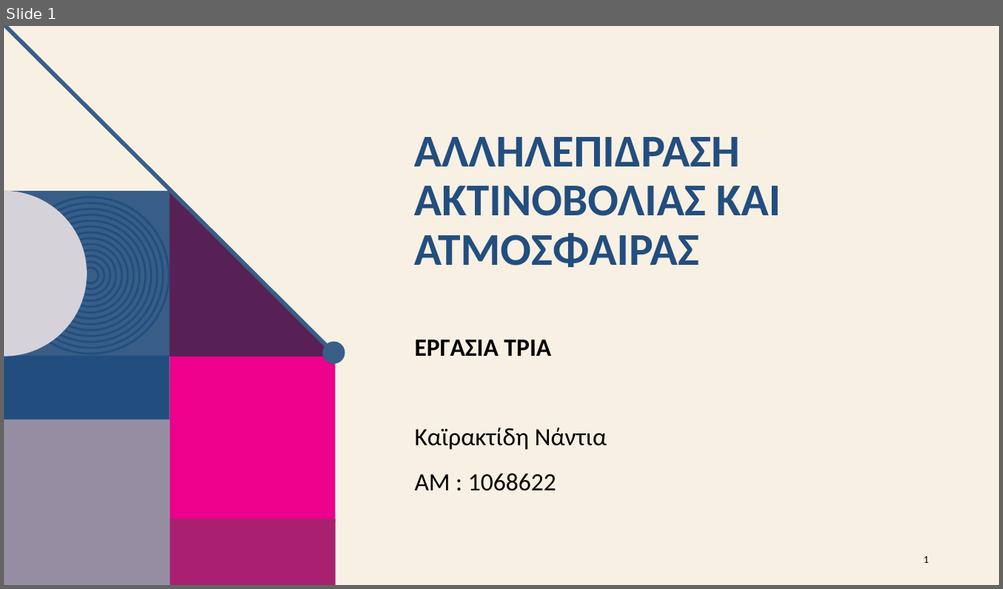
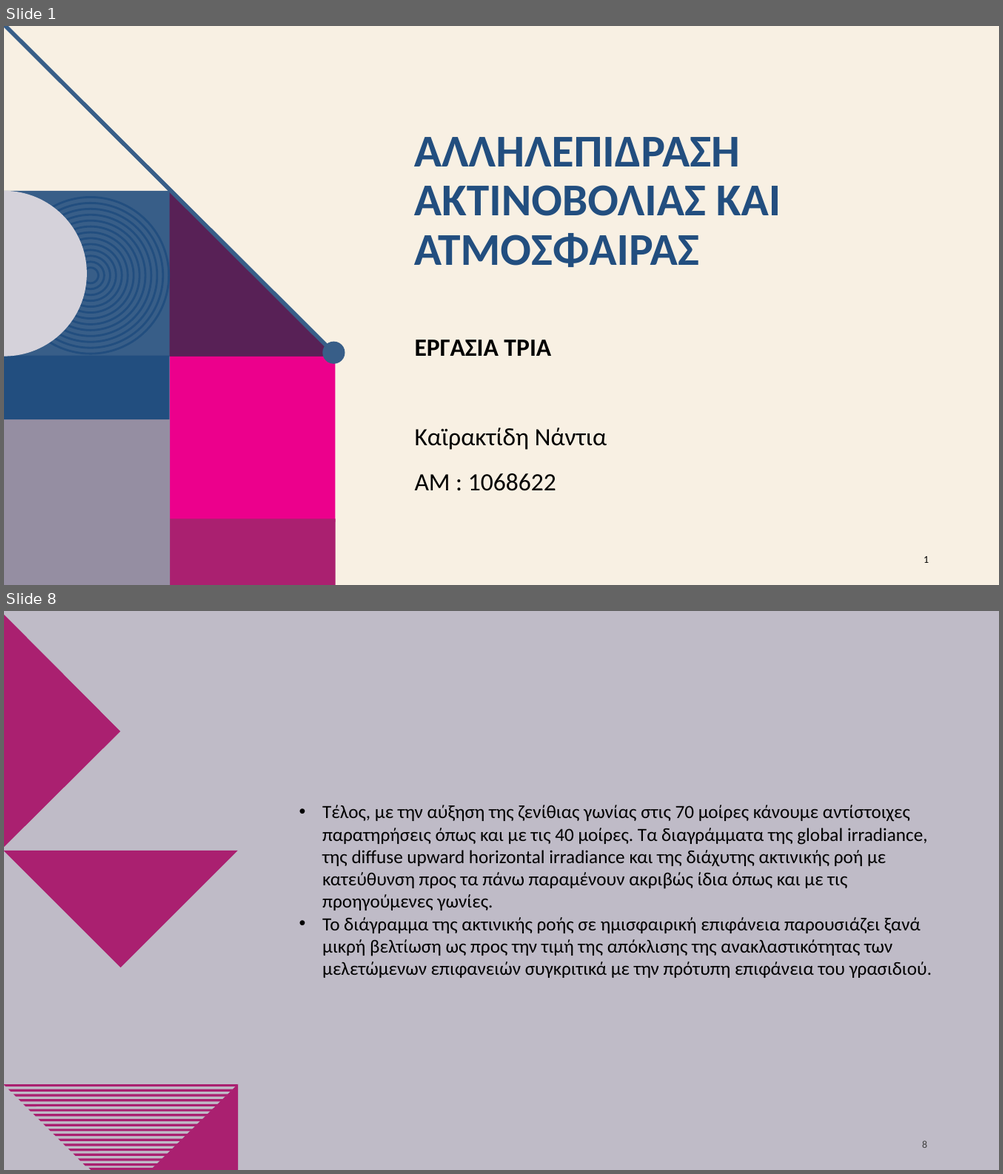
Before and after one commit to nadezsha/MSc---Applied-Meteorology-and-Environmental-Physics, a slide deck: Radiation and Atmosphere Interaction/Report 3/ΕργασίαΤρία.pptx. Shown one above the other, each under a label of ours: slide 1 before the commit, slides 1 and 8 after it; the slides between them are not shown. The pictures are 1003x589 and 1003x1174 pixels, drawn with LibreOffice and Linux fonts; fonts in the diff are those of the drawing; background and template pictures are left out. Boxes give left, top, right and bottom in pixels: in the first picture for what was removed or moved away, otherwise in the second. Text is boxed around its words. In the diff, an @@ line names an element or a change of style, - is before the commit and + after.

```diff
--- a/Radiation and Atmosphere Interaction/Report 3/ΕργασίαΤρία.pptx
+++ b/Radiation and Atmosphere Interaction/Report 3/ΕργασίαΤρία.pptx
@@ slide 8 added at (4, 611, 999, 1170), background #BFBBC7 @@
@@ freeform shape added at (4, 614, 120, 849), fill #AA2070 @@
@@ freeform shape added at (4, 733, 238, 968), fill #AA2070 @@
@@ text added at (322, 805, 931, 978), 18 pt, text #000000 @@
+• Τέλος, με την αύξηση της ζενίθιας γωνίας στις 70 μοίρες κάνουμε αντίστοιχες παρατηρήσεις όπως και με τις 40 μοίρες. Τα διαγράμματα της global irradiance, της diffuse upward horizontal irradiance και της διάχυτης ακτινικής ροή με κατεύθυνση προς τα πάνω παραμένουν ακριβώς ίδια όπως και με τις προηγούμενες γωνίες.
+• Το διάγραμμα της ακτινικής ροής σε ημισφαιρική επιφάνεια παρουσιάζει ξανά μικρή βελτίωση ως προς την τιμή της απόκλισης της ανακλαστικότητας των μελετώμενων επιφανειών συγκριτικά με την πρότυπη επιφάνεια του γρασιδιού.
@@ freeform shape added at (151, 1084, 239, 1170), fill #AA2070 @@
@@ page number added at (922, 1141, 927, 1148), 10 pt, text #404040 @@
+8
@@ group added at (4, 1085, 238, 1166): 17 freeform shapes @@
@@ freeform shape added at (88, 1168, 164, 1170), fill #AA2070 @@
```
Also in this commit, not shown: 8 other slides added, 4 slides removed.
